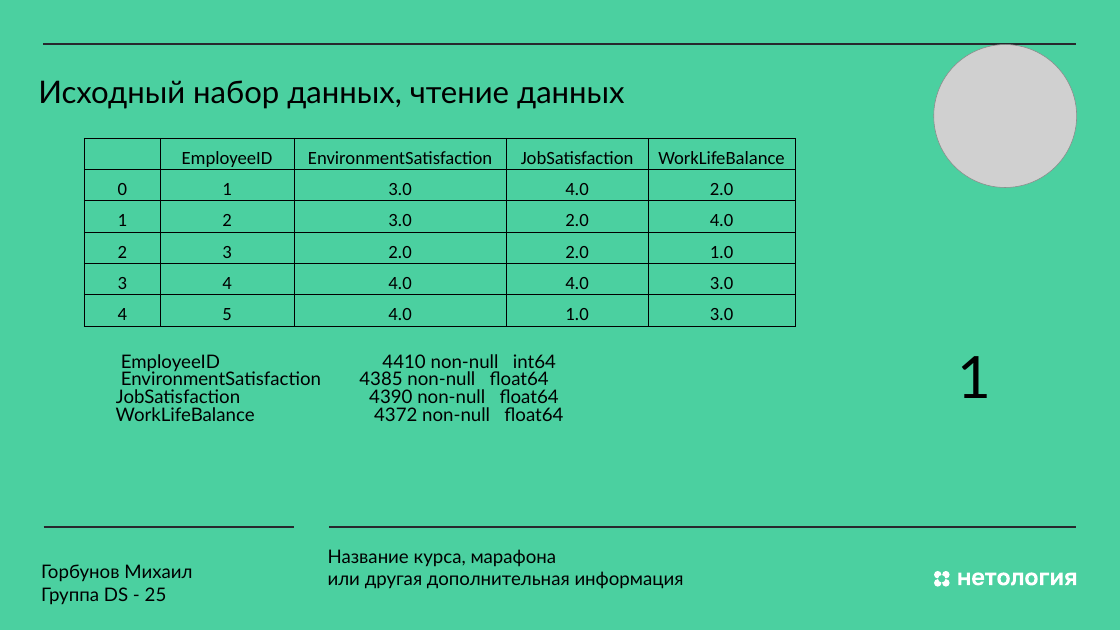
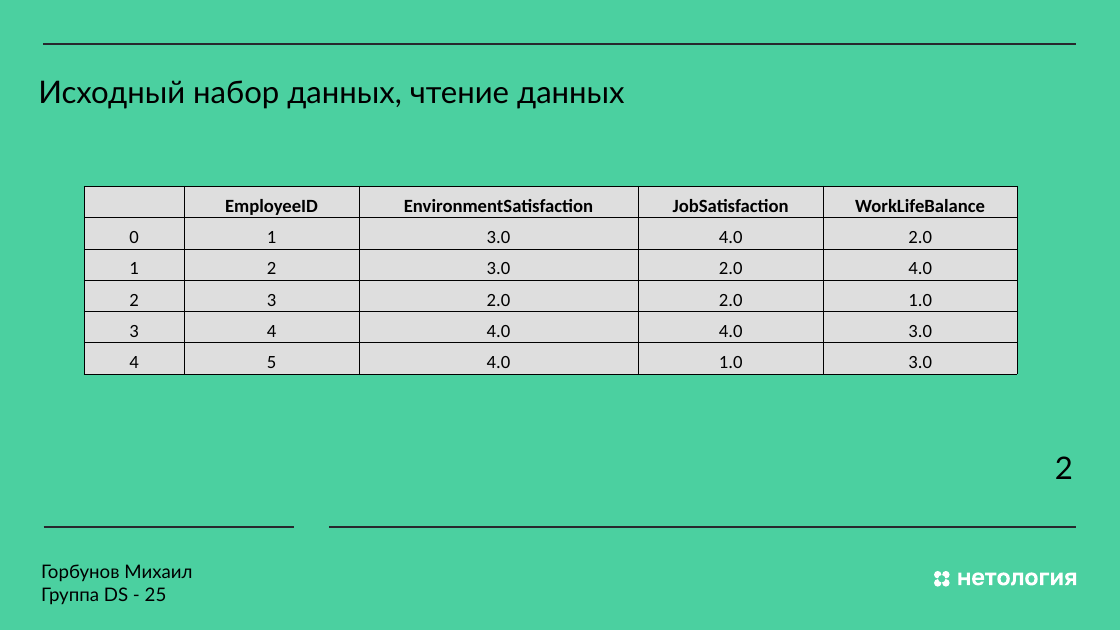
Before and after one commit to MS-max914/MX_2X, a slide deck: slide 3 of Diplom/10_10/Prezent.pptx. Drawn at 1120x630 pixels with LibreOffice and Linux fonts; fonts in the diff are those of the drawing; grey boxes stand for pictures. Boxes give left, top, right and bottom in pixels: in the first picture for what was removed or moved away, otherwise in the second. Text is boxed around its words. In the diff, an @@ line names an element or a change of style, - is before the commit and + after.

```diff
--- a/Diplom/10_10/Prezent.pptx
+++ b/Diplom/10_10/Prezent.pptx
@@ picture removed at <box>934,45,1076,188</box> @@
@@ table at <box>84,186,1016,374</box> @@
@@ fill none to #DEDEDE in 29 cells @@
@@ bold on in "EmployeeID", "EnvironmentSatisfaction", "JobSatisfaction", "WorkLifeBalance" @@
@@ table: place and size @@
-table at <box>84,138,795,325</box>
+table at <box>84,186,1016,374</box>
@@ text removed at <box>121,354,563,421</box> @@
-EmployeeID 4410 non-null int64
-EnvironmentSatisfaction 4385 non-null float64
-JobSatisfaction 4390 non-null float64
-WorkLifeBalance 4372 non-null float64
@@ text removed at <box>958,356,992,398</box> @@
-1
@@ text added at <box>1055,456,1073,479</box>, 40 pt, text #000000 @@
+2
@@ text removed at <box>328,549,684,589</box> @@
-Название курса, марафона
-или другая дополнительная информация
```
Also in this commit, not shown: 21 other slides changed, 3 slides added, 4 slides removed.
